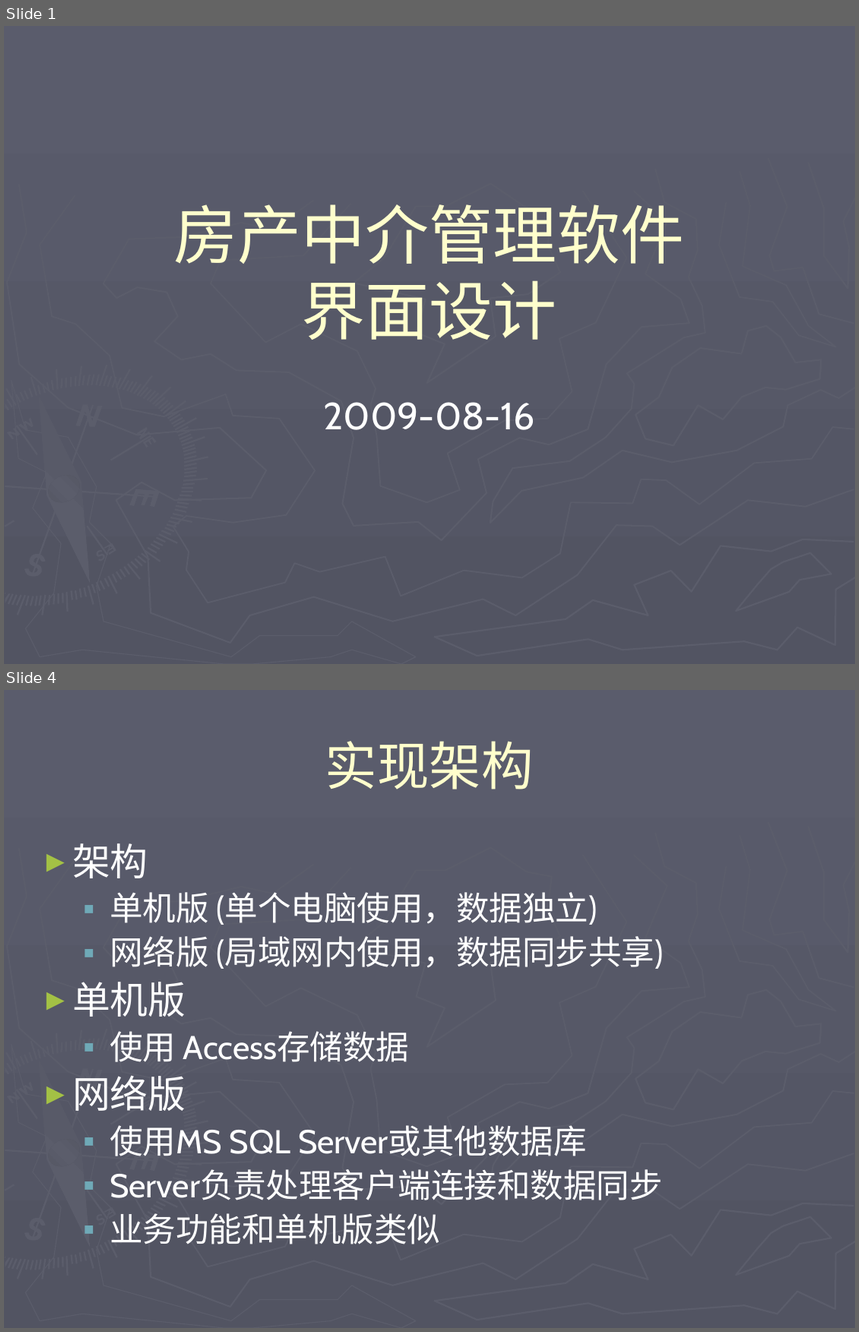
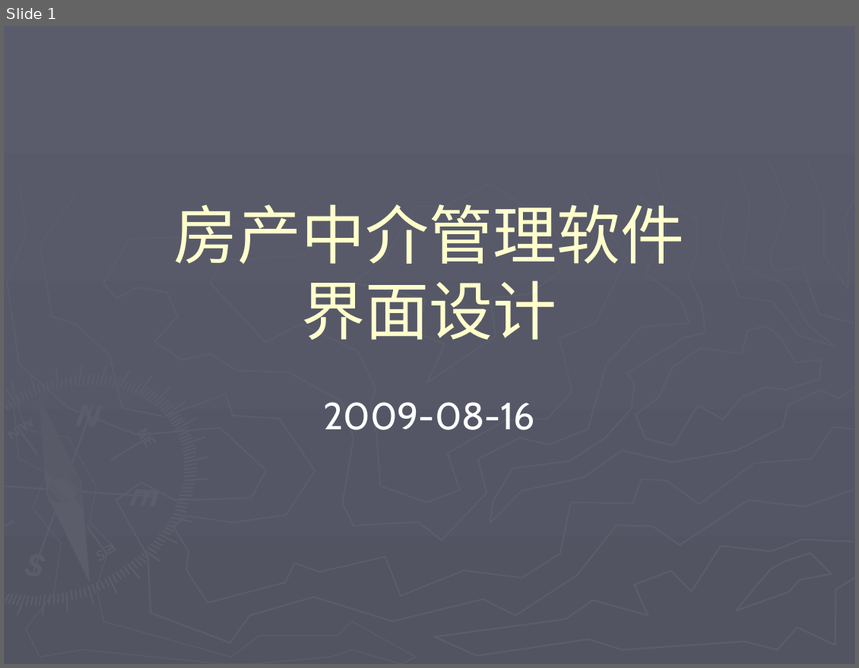
Before and after one commit to honj51/ideacode, a slide deck: doc/房产中介管理/程序界面设计.ppt. Shown one above the other, each under a label of ours: slides 1 and 4 before the commit, slide 1 after it; the slides between them are not shown. The pictures are 859x1332 and 859x668 pixels, drawn with LibreOffice and Linux fonts; fonts in the diff are those of the drawing. Boxes give left, top, right and bottom in pixels: in the first picture for what was removed or moved away, otherwise in the second. Text is boxed around its words. In the diff, an @@ line names an element or a change of style, - is before the commit and + after.

```diff
--- a/doc/房产中介管理/程序界面设计.ppt
+++ b/doc/房产中介管理/程序界面设计.ppt
@@ slide 4 removed at bbox=[4, 690, 855, 1328], background gradient #5A5C6C to #525462; not listed: 148 template elements that a slide beside it also shows @@
@@ title removed at bbox=[325, 741, 534, 790] @@
-实现架构
@@ text removed at bbox=[72, 844, 663, 1245] @@
-► 架构
-  ▪ 单机版 (单个电脑使用，数据独立)
-  ▪ 网络版 (局域网内使用，数据同步共享)
-► 单机版
-  ▪ 使用 Access存储数据
-► 网络版
-  ▪ 使用MS SQL Server或其他数据库
-  ▪ Server负责处理客户端连接和数据同步
-  ▪ 业务功能和单机版类似
```
Also in this commit, not shown: 2 slides changed, 2 slides added, 7 other slides removed, 23 other files.
